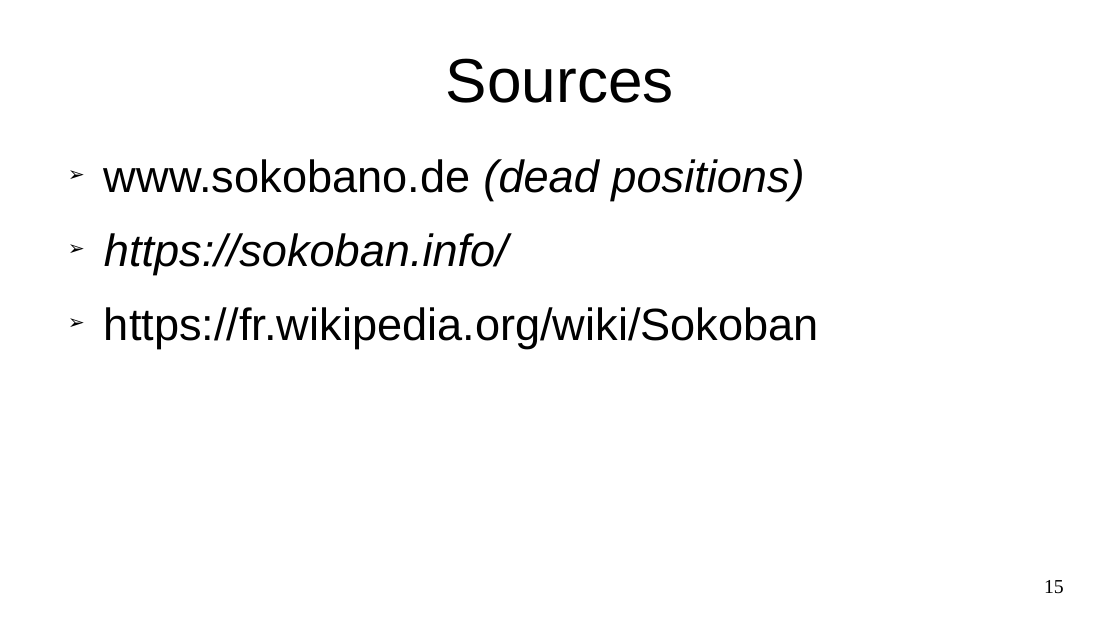
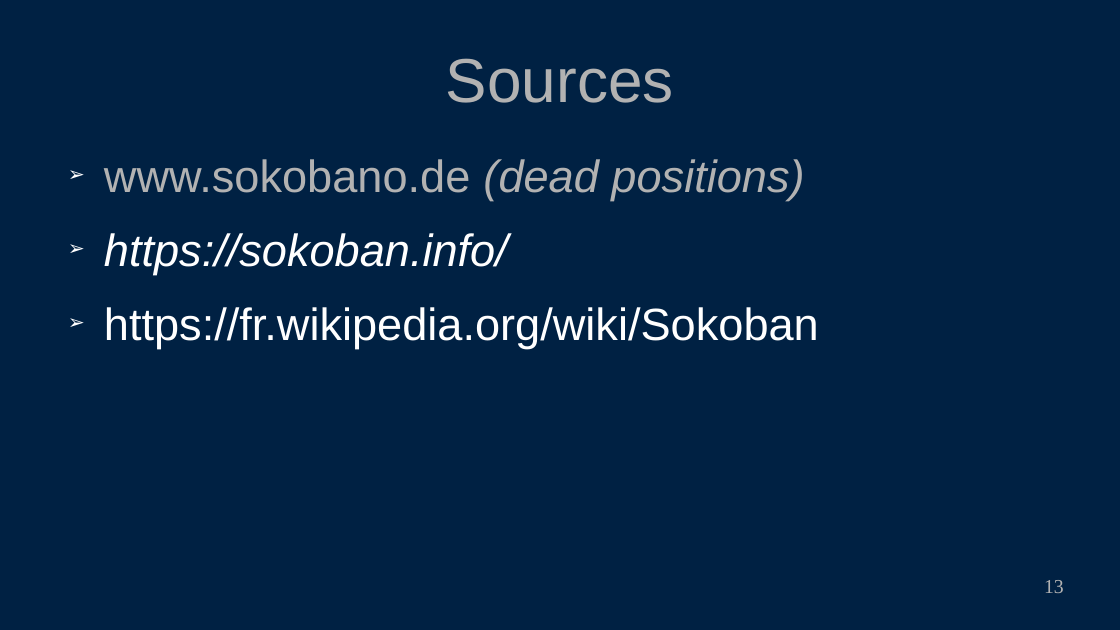
Before and after one commit to PoulpoGaz/sokoshell, a slide deck: slide 13 of documents/presentation.odp (slide 15 before the commit). Drawn at 1120x630 pixels with LibreOffice and Linux fonts; fonts in the diff are those of the drawing. Boxes give left, top, right and bottom in pixels: in the first picture for what was removed or moved away, otherwise in the second. Text is boxed around its words. In the diff, an @@ line names an element or a change of style, - is before the commit and + after.

```diff
--- a/documents/presentation.odp
+++ b/documents/presentation.odp
@@ background #FFFFFF to #002143 @@
@@ title "Sources" at bbox=[446, 58, 674, 103]: text colour #000000 to #B2B2B2 @@
@@ text "www.sokobano.de (dead positions)" at bbox=[104, 159, 819, 349]: text colour #000000 to #B2B2B2 in "www.sokobano.de (dead positions)"; text colour #000000 to #FFFFFF in "https://sokoban.info/", "https://fr.wikipedia.org/wiki/Sokoban"; bullet colour #000000 to #FFFFFF @@
@@ page number at bbox=[1044, 580, 1064, 593]: text changed; text colour #000000 to #B2B2B2 @@
-15
+13
```
Also in this commit, not shown: 12 other slides changed, 2 slides removed, 4 other files.
